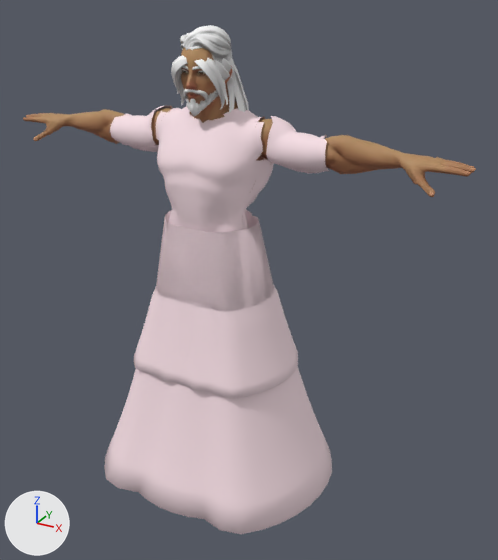
Renders of the glTF model apps/mediderma-lounge/public/models/real_male.glb from each side of a commit.
Both versions are drawn from a camera (50 mm lens) standing at (1.32, -2.08, 1.99) and looking at (0.12, 0.1, 0.9). The axes (+X, +Y, +Z) are drawn at lower left. The lights are the same throughout. The older version comes first. Vertices at exactly the same position are counted once.

Names of what the first picture shows: 'Hair_Long', 'Hair_SimpleParted', 'SkirtLong', 'SkirtShort', 'Sleeves', 'SuperHero_Male', 'Top' and 3 more.
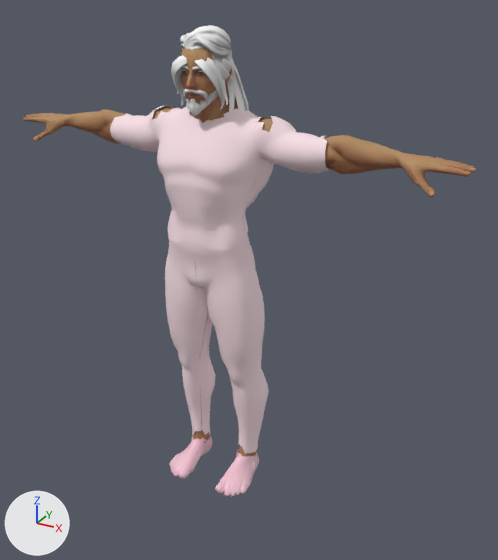
Patch to the scene script:
```diff
--- a/apps/mediderma-lounge/public/models/real_male.glb.py
+++ b/apps/mediderma-lounge/public/models/real_male.glb.py
@@ me_sphere_005_retopology_001 @@
 # used by ob_top; location = (0.0, 0.0, 0.0)
-me_sphere_005_retopology_001.from_pydata(...)  # 751 vertices, 1272 faces; spans x -0.224..0.224, y -0.134..0.172, z 1.052..1.569
+me_sphere_005_retopology_001.from_pydata(...)  # 801 vertices, 1334 faces; spans x -0.272..0.272, y -0.134..0.172, z 1.052..1.569
+# me_sphere_005_retopology_001 part 1
+# 11 vertices are removed from x 0.2..0.224, y -0.01..0.088, z 1.384..1.513
+# 17 faces are deleted
+# 36 vertices are added at x 0.198..0.272, y -0.009..0.1, z 1.378..1.512
+# 48 new faces join them
+# me_sphere_005_retopology_001 part 2
+# 11 vertices are removed from x -0.224..-0.2, y -0.01..0.088, z 1.384..1.513
+# 17 faces are deleted
+# 36 vertices are added at x -0.272..-0.198, y -0.009..0.1, z 1.378..1.512
+# 48 new faces join them
 me_sphere_005_retopology_001.materials.append(mat_outfit)
@@ ob_skirtlong @@
-ob_skirtlong = bpy.data.objects.new('SkirtLong', me_skirtlong)
-ob_skirtlong.location = (0.0, 0.0, 0.0)
@@ ob_skirtshort @@
-ob_skirtshort = bpy.data.objects.new('SkirtShort', me_skirtshort)
-ob_skirtshort.location = (0.0, 0.0, 0.0)
```

Where the change shows, as pixel boxes [x1, y1, x2, y2] in the pictures (498 x 560 px):
'SkirtLong', deleted (pale pink)
    before: [104, 211, 332, 534]
'SkirtShort', deleted (pale pink)
    before: [134, 210, 298, 399]
'Top', reshaped
    before: [155, 106, 274, 233]
    after: [151, 106, 274, 256]
part 1 of me_sphere_005_retopology_001, built on
    both: [249, 122, 271, 165]
part 2 of me_sphere_005_retopology_001, built on
    before: [155, 112, 162, 140]
    after: [151, 112, 162, 145]
'Pants', unchanged, uncovered by the edit
    after: [165, 284, 269, 454]
'Hips', unchanged, uncovered by the edit
    after: [165, 224, 262, 309]
'Shoes', unchanged, uncovered by the edit
    after: [169, 434, 259, 496]
